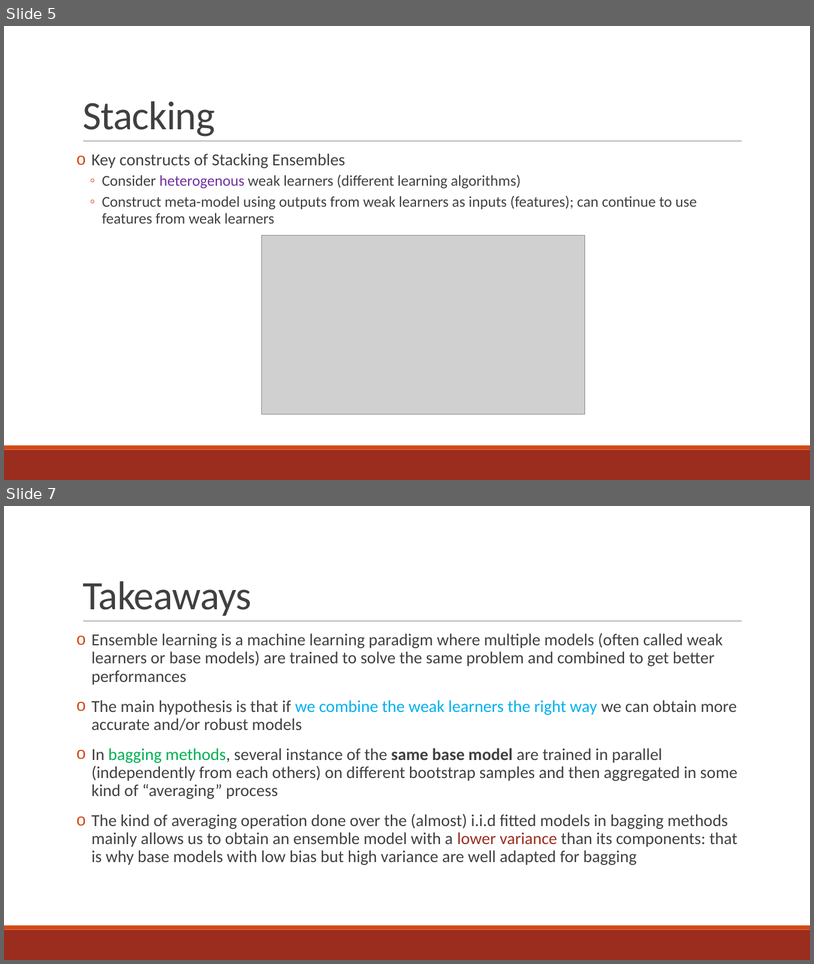
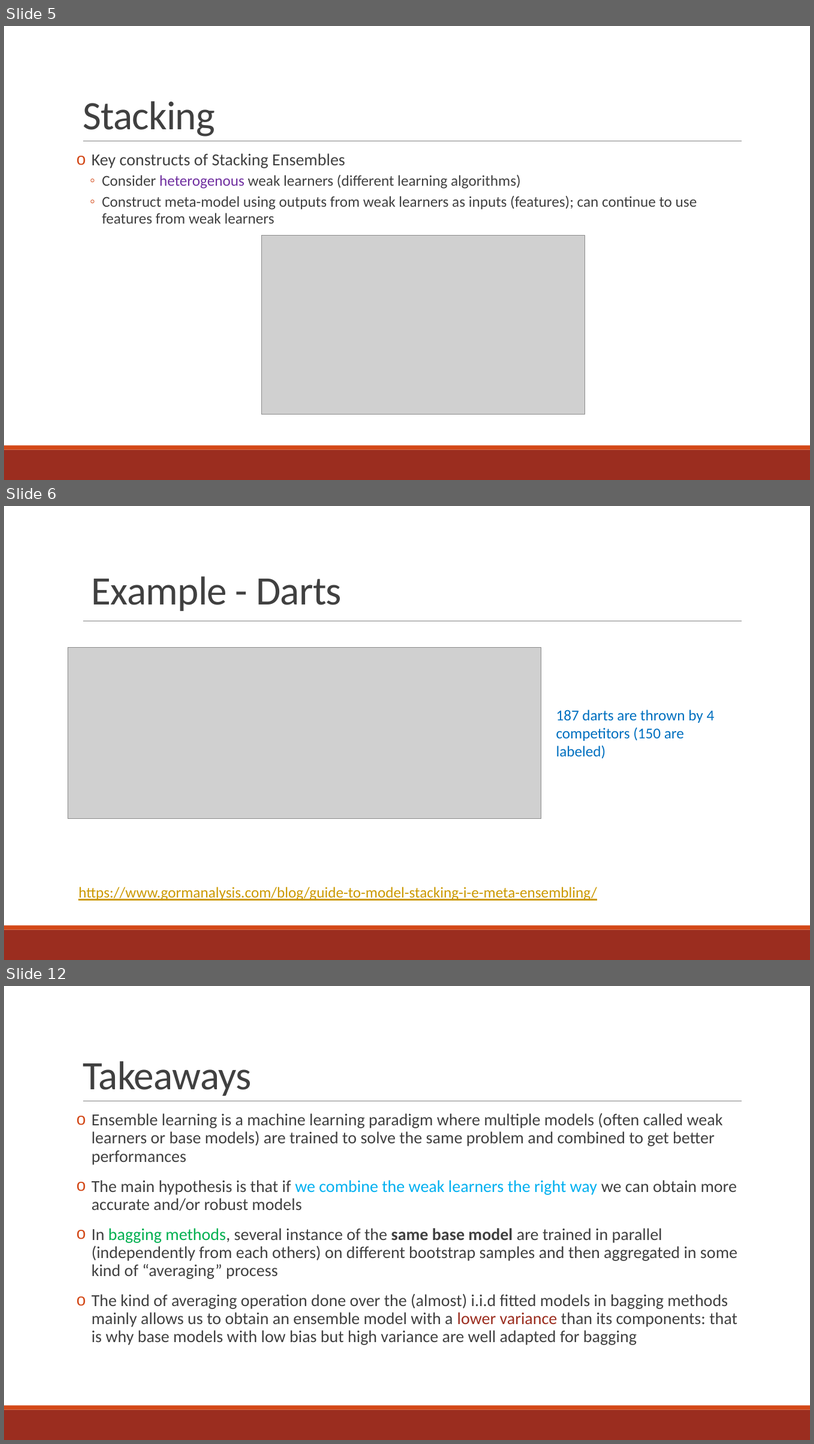
Before and after one commit to rnorthconference/2019Talks, a slide deck: Breakout3b/kreeger_north_20190816.pptx. Shown one above the other, each under a label of ours: slides 5 and 7 before the commit, slides 5, 6 and 12 after it; the slides between them are not shown. The pictures are 814x964 and 814x1444 pixels, drawn with LibreOffice and Linux fonts; fonts in the diff are those of the drawing; grey boxes stand for pictures. Boxes give left, top, right and bottom in pixels: in the first picture for what was removed or moved away, otherwise in the second. Text is boxed around its words. In the diff, an @@ line names an element or a change of style, - is before the commit and + after.

```diff
--- a/Breakout3b/kreeger_north_20190816.pptx
+++ b/Breakout3b/kreeger_north_20190816.pptx
@@ slide 6 added at (x1=4, y1=506, x2=810, y2=960), background #FFFFFF; not listed: 3 template elements that a slide beside it also shows @@
@@ title added at (x1=92, y1=576, x2=342, y2=611), 48 pt, text #404040 @@
+Example - Darts
@@ picture added at (x1=68, y1=647, x2=541, y2=818) @@
@@ text added at (x1=557, y1=709, x2=715, y2=759), 18 pt, text #0070C0 @@
+187 darts are thrown by 4 competitors (150 are labeled)
@@ text added at (x1=78, y1=886, x2=597, y2=900), 18 pt, text #CC9900, underline @@
+https://www.gormanalysis.com/blog/guide-to-model-stacking-i-e-meta-ensembling/
@@ what was slide 7 is now slide 12 @@
```
Also in this commit, not shown: 7 other slides added, 1 slide removed.
